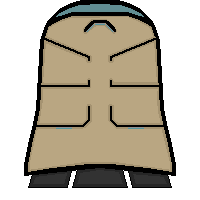
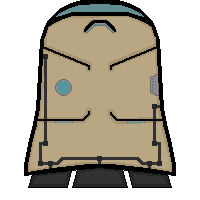
Two versions of the same layered image (200 x 200). Layer-by-layer changes:
moved "Layer 2" above "extras", painted on it over [37, 23, 163, 168]
painted on "extras" over [38, 23, 162, 168]
painted on "colour" over [37, 36, 163, 129]
